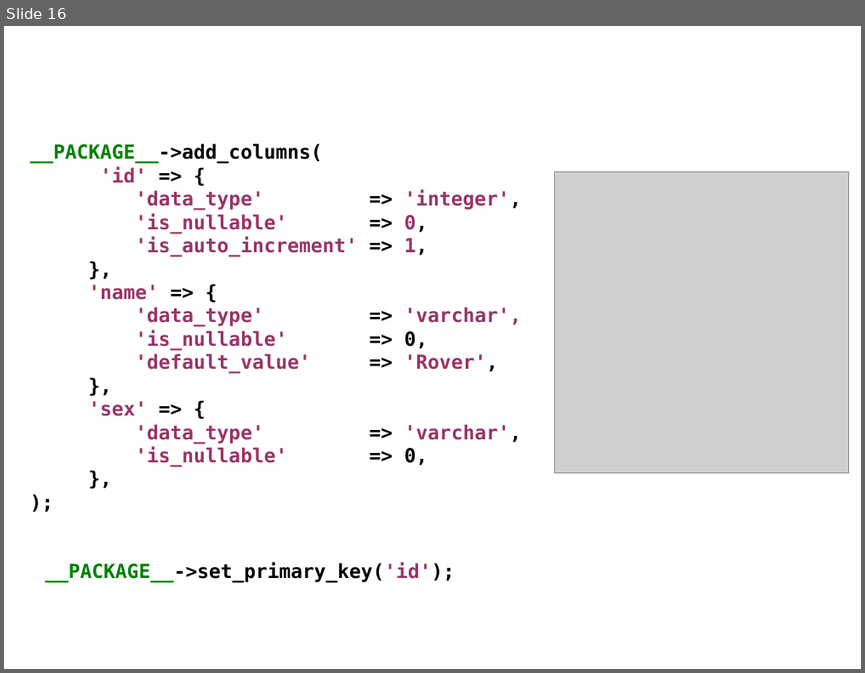
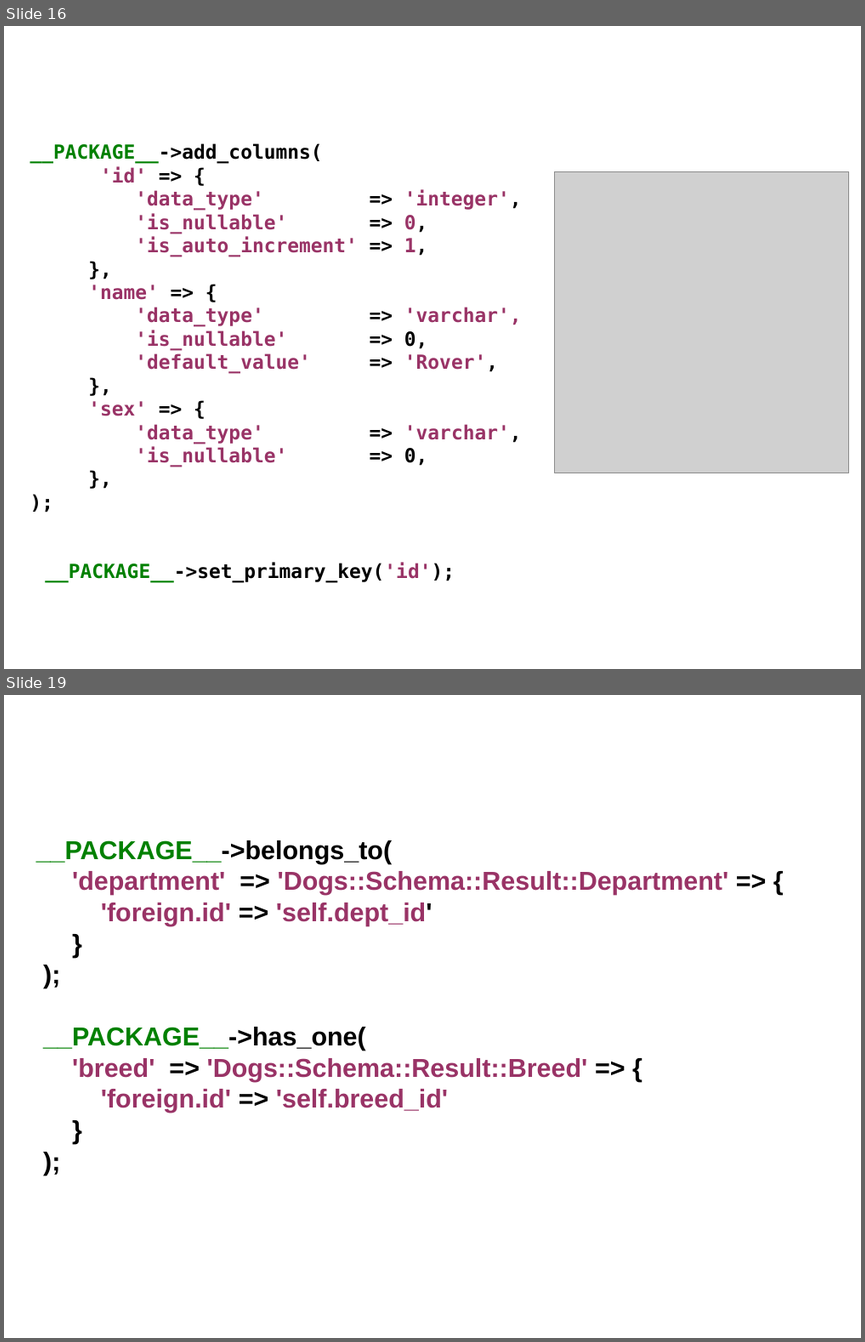
Before and after one commit to erezschatz/Presentation, a slide deck: dbix-class.odp. Shown one above the other, each under a label of ours: slide 16 before the commit, slides 16 and 19 after it; the slides between them are not shown. The pictures are 865x673 and 865x1342 pixels, drawn with LibreOffice and Linux fonts; fonts in the diff are those of the drawing; grey boxes stand for pictures. Boxes give left, top, right and bottom in pixels: in the first picture for what was removed or moved away, otherwise in the second. Text is boxed around its words. In the diff, an @@ line names an element or a change of style, - is before the commit and + after.

```diff
--- a/dbix-class.odp
+++ b/dbix-class.odp
@@ slide 19 added at (4, 695, 861, 1338), background #FFFFFF @@
@@ text added at (36, 840, 729, 1112), 24 pt, text #993366, bold @@
+__PACKAGE__->belongs_to(
+'department' => 'Dogs::Schema::Result::Department' => {
+'foreign.id' => 'self.dept_id'
+}
+);
+__PACKAGE__->has_one(
+'breed' => 'Dogs::Schema::Result::Breed' => {
+'foreign.id' => 'self.breed_id'
+}
+);
```
Also in this commit, not shown: 1 slide changed, 3 other slides added, 2 other files.
